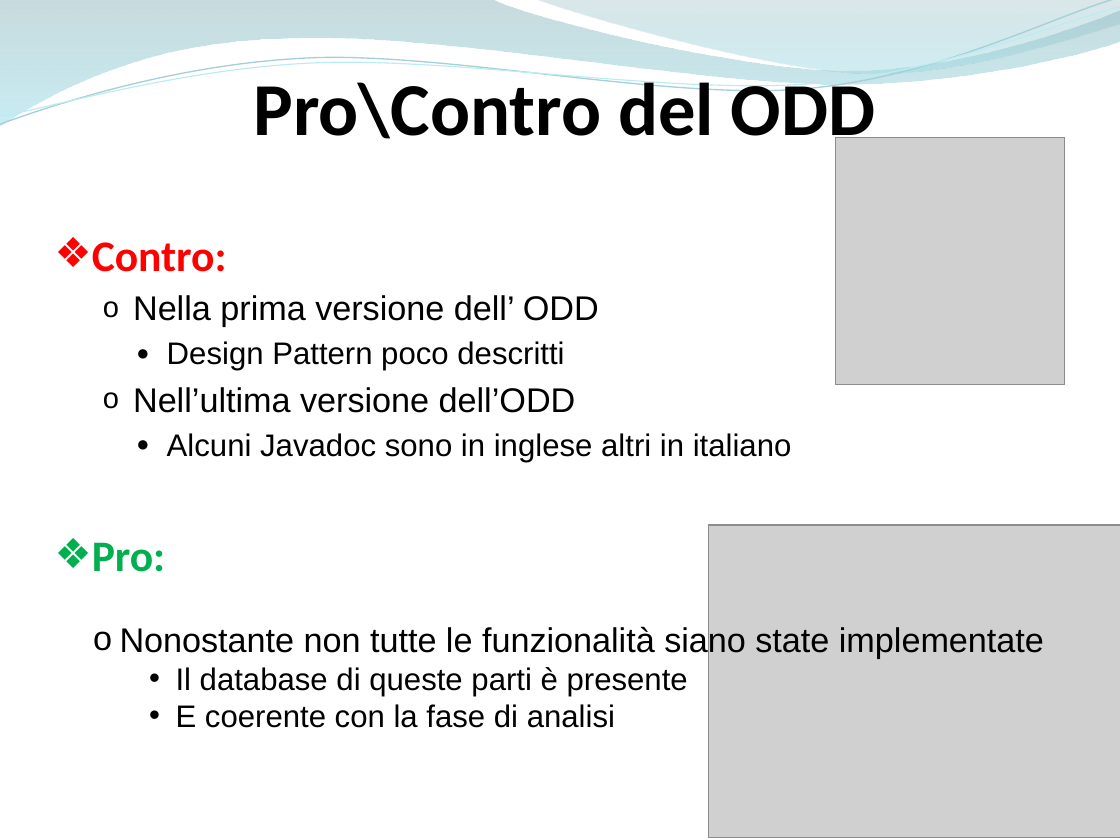
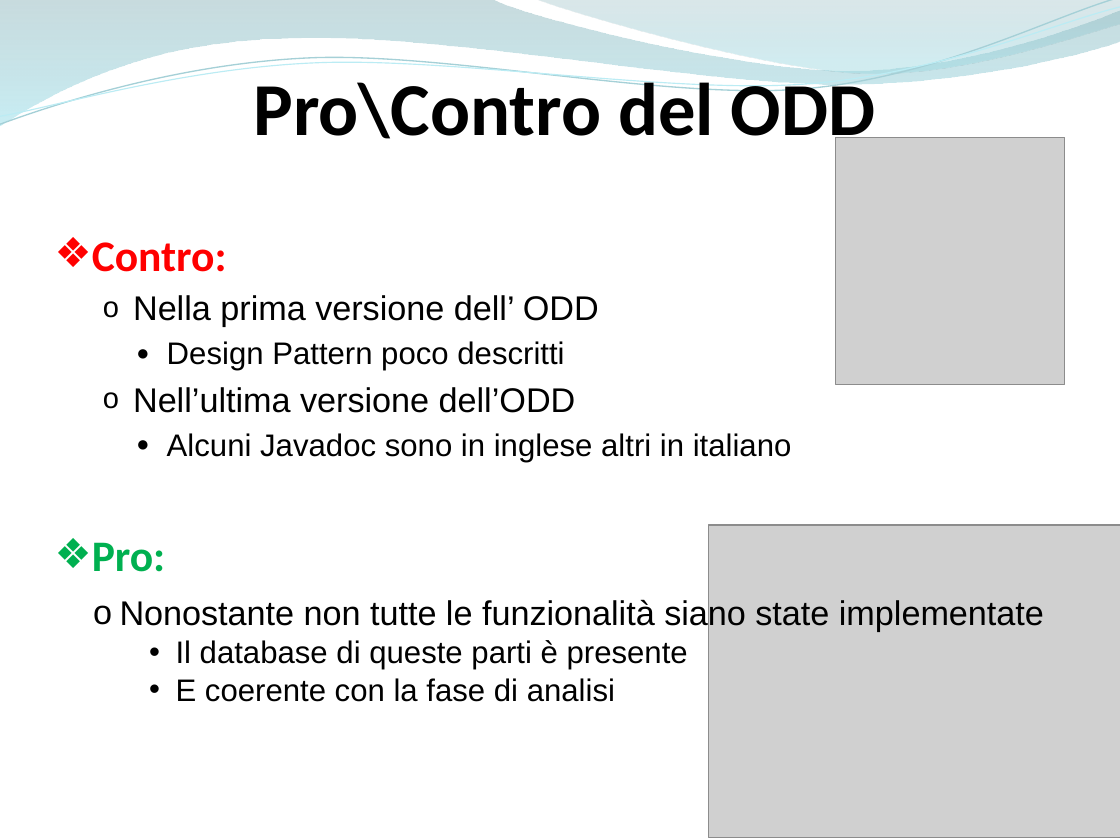
Before and after one commit to ammirate/at-silo, a slide deck: slide 28 of Presentazione/Atsilo3/Atsilo_H_PresentazioneFinale.pptx (slide 29 before the commit). Drawn at 1120x840 pixels with LibreOffice and Linux fonts; fonts in the diff are those of the drawing; grey boxes stand for pictures. Boxes give left, top, right and bottom in pixels: in the first picture for what was removed or moved away, otherwise in the second. Text is boxed around its words. In the diff, an @@ line names an element or a change of style, - is before the commit and + after.

```diff
--- a/Presentazione/Atsilo3/Atsilo_H_PresentazioneFinale.pptx
+++ b/Presentazione/Atsilo3/Atsilo_H_PresentazioneFinale.pptx
@@ text "Nonostante non tutte le funzionalità ...": place and size @@
-text "Nonostante non tutte le funzionalità ..." at (120, 624, 1044, 728)
+text "Nonostante non tutte le funzionalità ..." at (120, 598, 1044, 702)
```
Also in this commit, not shown: 2 other slides changed, 1 slide added, 3 slides removed, 1 other file.
